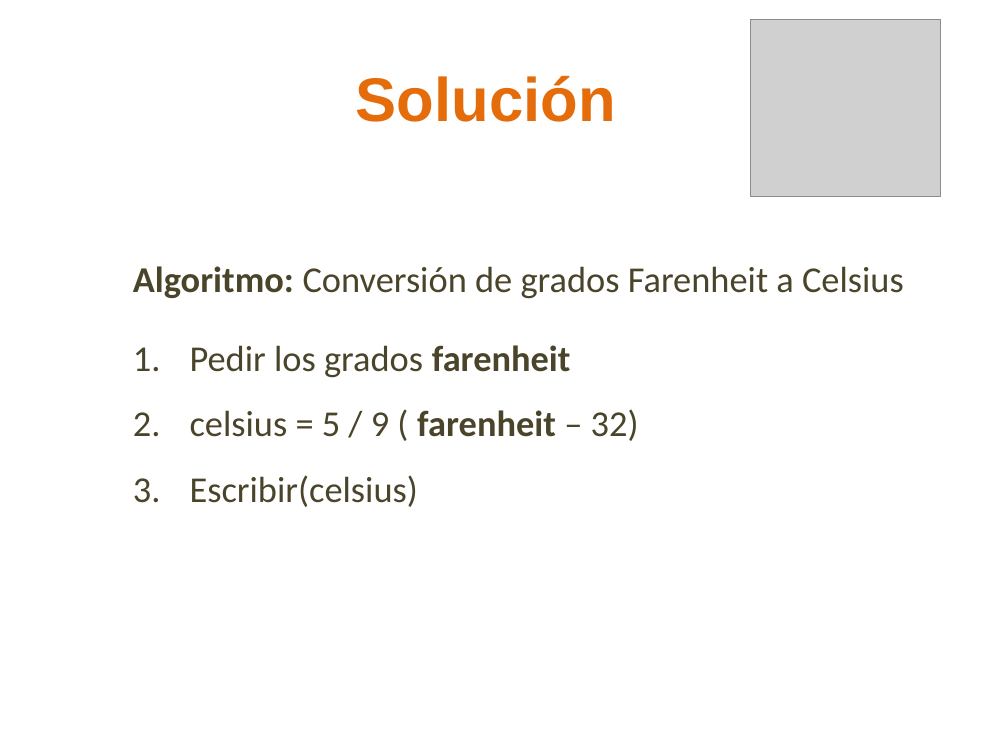
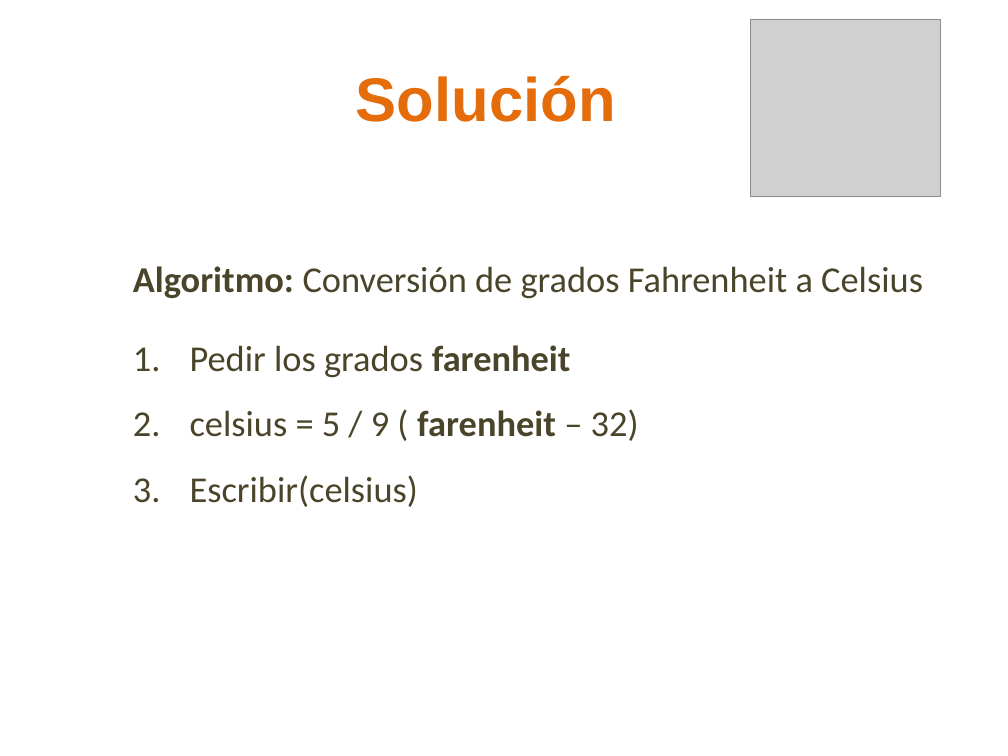
Before and after one commit to lizetheP/PensamientoC, a slide deck: slide 23 of CalendarioAgo2022/presentaciones/3_Componentes.pptx. Drawn at 1008x756 pixels with LibreOffice and Linux fonts; fonts in the diff are those of the drawing; grey boxes stand for pictures. Boxes give left, top, right and bottom in pixels: in the first picture for what was removed or moved away, otherwise in the second. Text is boxed around its words. In the diff, an @@ line names an element or a change of style, - is before the commit and + after.

```diff
--- a/CalendarioAgo2022/presentaciones/3_Componentes.pptx
+++ b/CalendarioAgo2022/presentaciones/3_Componentes.pptx
@@ text at bbox=[133, 266, 923, 299]: text changed @@
-Algoritmo: Conversión de grados Farenheit a Celsius
+Algoritmo: Conversión de grados Fahrenheit a Celsius
```
Also in this commit, not shown: 2 other slides changed.
